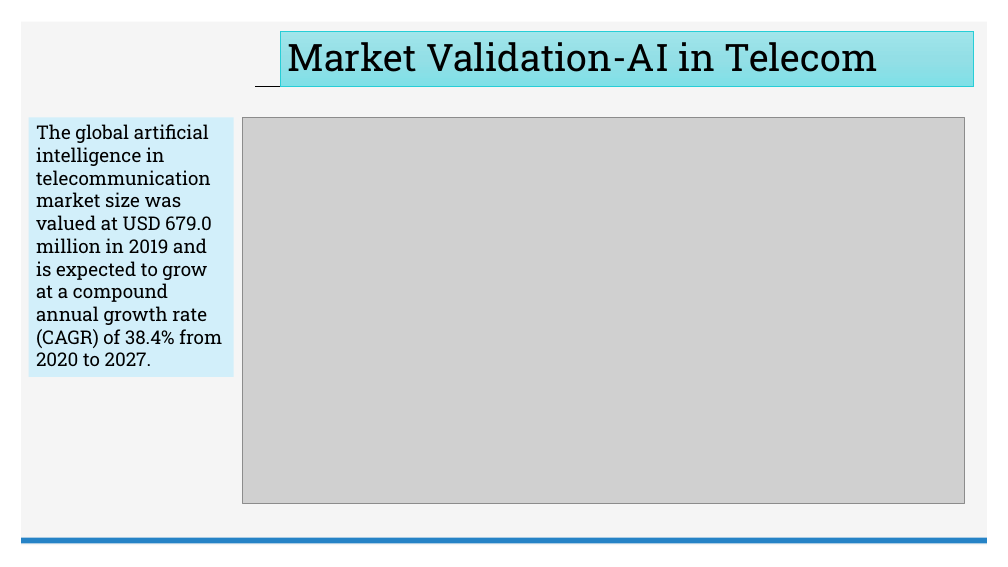
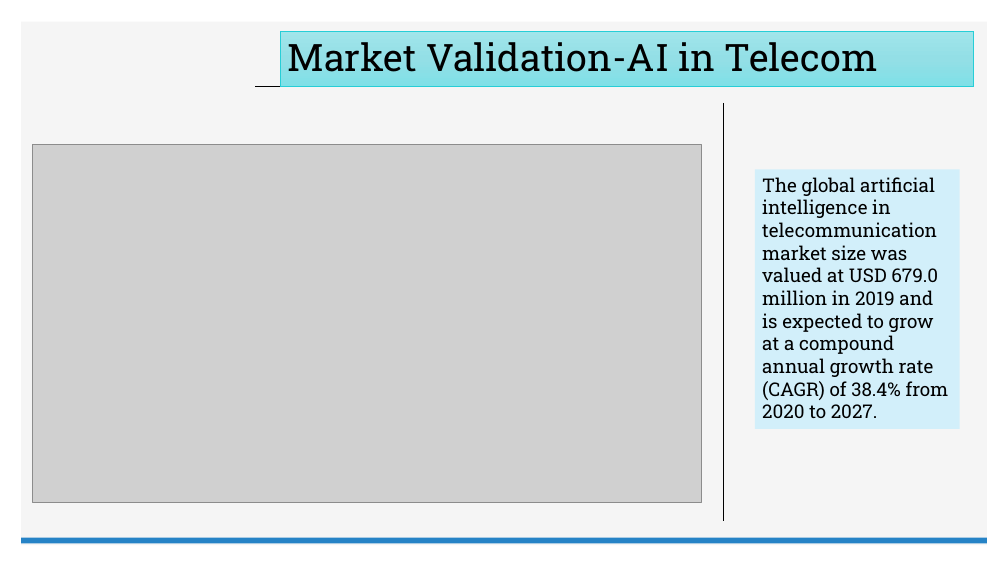
Before and after one commit to Embedded-org/ACCOMPLISHMENTS, a slide deck: slide 29 of SecondYearModule 02-Day 04/JIO_BUSINESS_PLAN.pptx. Drawn at 1008x567 pixels with LibreOffice and Linux fonts; fonts in the diff are those of the drawing; grey boxes stand for pictures; background and template pictures are left out. Boxes give left, top, right and bottom in pixels: in the first picture for what was removed or moved away, otherwise in the second. Text is boxed around its words. In the diff, an @@ line names an element or a change of style, - is before the commit and + after.

```diff
--- a/SecondYearModule 02-Day 04/JIO_BUSINESS_PLAN.pptx
+++ b/SecondYearModule 02-Day 04/JIO_BUSINESS_PLAN.pptx
@@ line added from (724, 103) to (724, 522), #000000 0.5 pt @@
@@ picture: place and size @@
-picture at [243, 117, 965, 503]
+picture at [33, 144, 701, 502]
@@ rectangle "The global artificial intelligence in ...": place and size @@
-rectangle "The global artificial intelligence in ..." at [29, 117, 234, 377]
+rectangle "The global artificial intelligence in ..." at [755, 169, 960, 429]
```
Also in this commit, not shown: 1 slide added.
